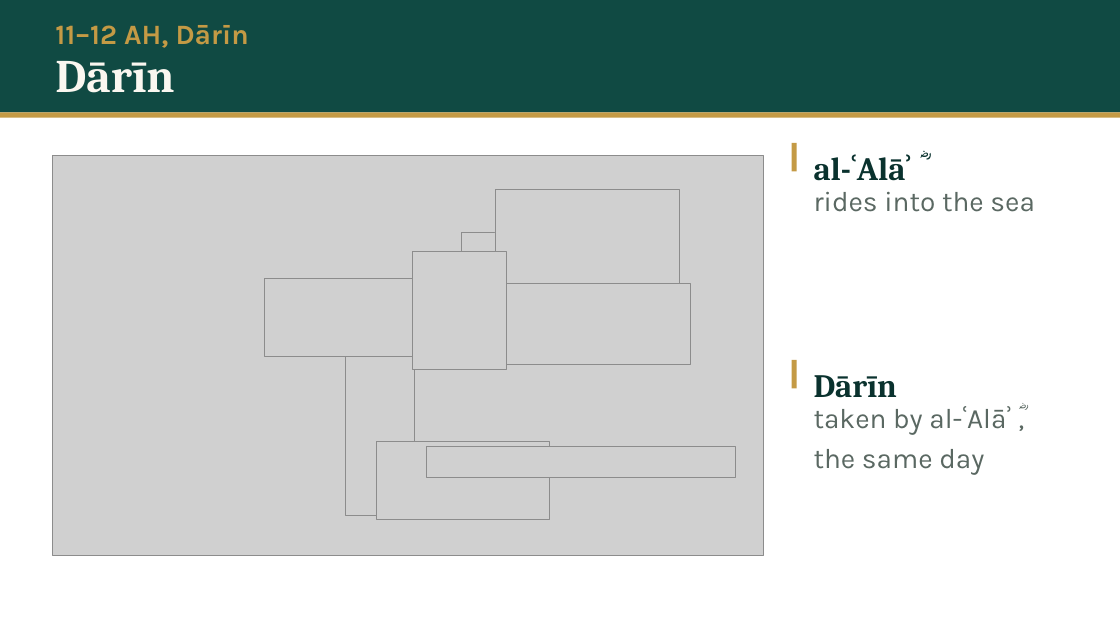
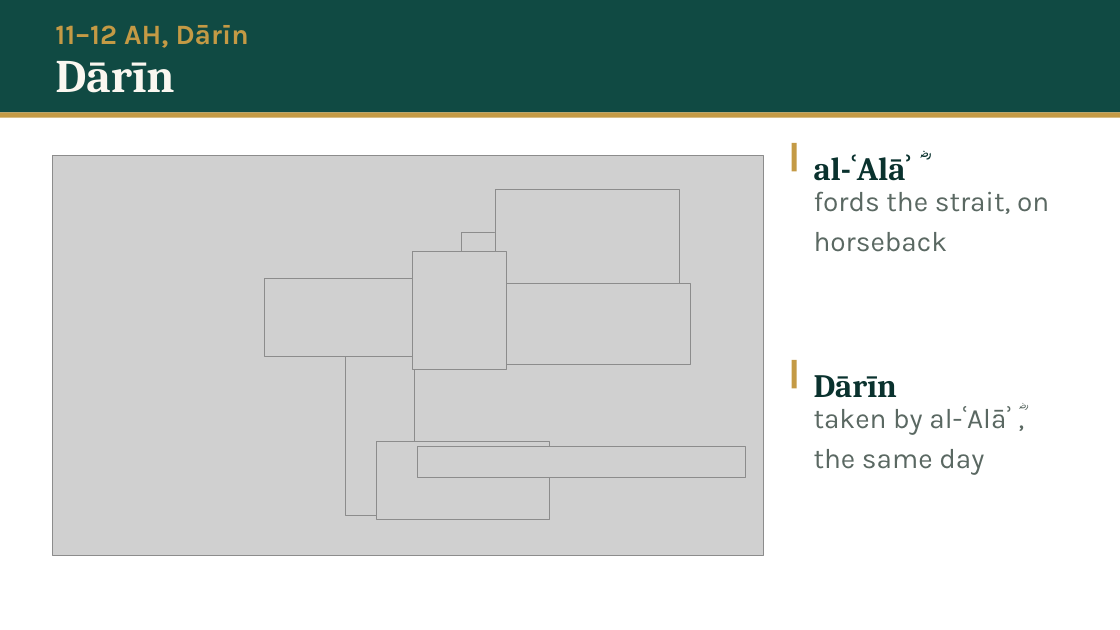
Before and after one commit to daniyalyasin93/2026SeptemberIslamicHistoryClass, a slide deck: slide 30 of S06_hadramawt_bahrayn/S06.pptx. Drawn at 1120x630 pixels with LibreOffice and Linux fonts; fonts in the diff are those of the drawing; grey boxes stand for pictures. Boxes give left, top, right and bottom in pixels: in the first picture for what was removed or moved away, otherwise in the second. Text is boxed around its words. In the diff, an @@ line names an element or a change of style, - is before the commit and + after.

```diff
--- a/S06_hadramawt_bahrayn/S06.pptx
+++ b/S06_hadramawt_bahrayn/S06.pptx
@@ text at <box>814,192,1049,252</box>: text changed @@
-rides into the sea
+fords the strait, on horseback
@@ picture: place and size @@
-picture at <box>427,447,736,478</box>
+picture at <box>418,447,745,478</box>
```
Also in this commit, not shown: 3 other slides changed, 13 other files.
